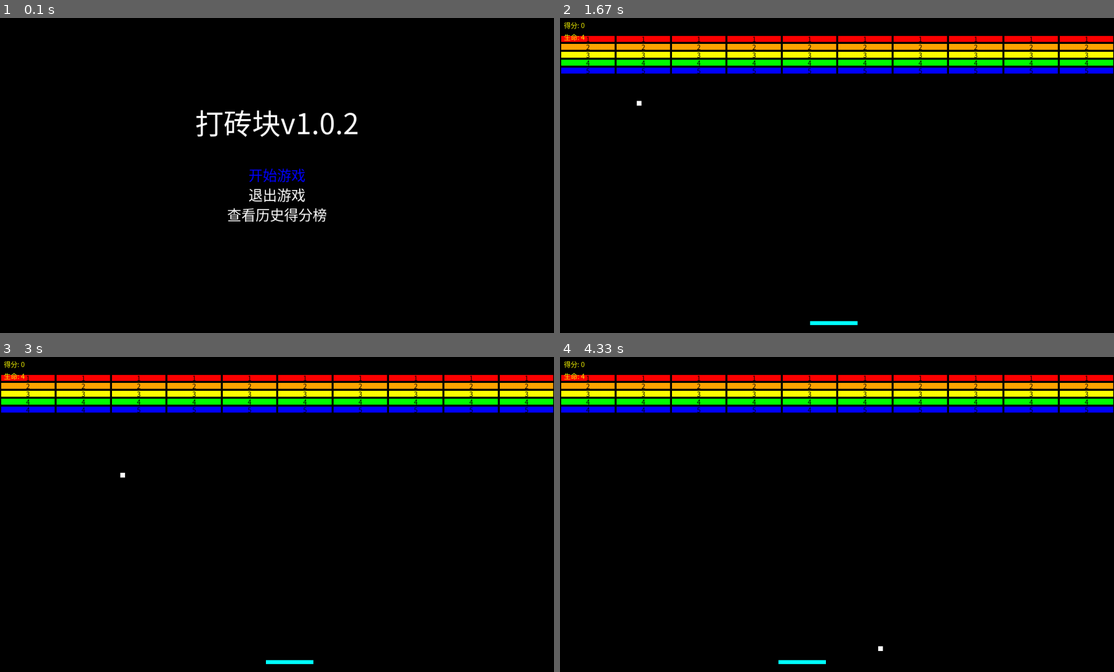
Above: before the commit, frames 1-4 (two rows, left to right).
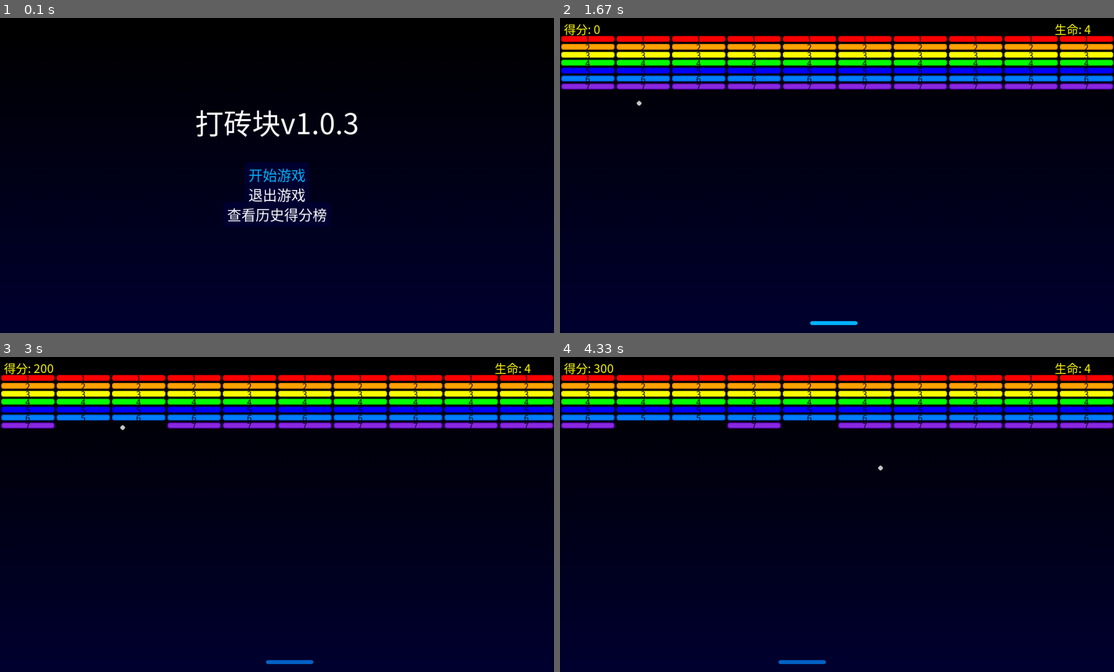
Above: after the commit, the same moments.

Repository: txm404/Deepseek_Arkanoid
Game: pygame game, started from arkanoid_pygame.py
Two runs of this game, one before a commit and one after it. Both use one fixed random seed, a clock stepped at 60 frames per second and the inputs below.
Inputs:
- Up to frame 1 (0.1 s): no input
- Up to frame 2 (1.67 s): tap Enter at 0.33, 1 s; type "ann" at 0.67 s; tap D at 1.22 s; hold Up from 1.55 s (still down)
- Up to frame 3 (3 s): release Up at 2.02 s; hold Right 2.1-2.57 s; hold Left from 2.6 s (still down)
- Up to frame 4 (4.33 s): release Left at 3.13 s; hold Left 3.17-3.57 s; hold Up 3.6-3.97 s; hold Right from 4 s (still down)

The runs differ from the first frame. In frame 1, 47% of the frame differs, in the area x 0-100%, y 30-100%; in frame 2, 53%, in the area x 0-100%, y 1-100%; in frame 3, 52%; in frame 4, 52%.

Commit message:
Add files via upload

Diff:
--- a/arkanoid_pygame.py
+++ b/arkanoid_pygame.py
@@ -14,7 +14,9 @@
     (255, 165, 0),  # 橙
     (255, 255, 0),  # 黄
     (0, 255, 0),  # 绿
-    (0, 0, 255)  # 蓝
+    (0, 0, 255),  # 蓝
+    (0, 128, 255), # 青色
+    (138, 43, 226) # 紫色
 ]
 
 class Brick:
@@ -22,9 +24,18 @@
         self.rect = pygame.Rect(x, y, width, height)
         self.color = color
         self.durability = durability
+        self.original_color = color # 存储原始颜色
 
     def draw(self, screen, font):
-        pygame.draw.rect(screen, self.color, self.rect)
+        # 绘制砖块边框
+        border_color = (max(0, self.color[0] - 40), max(0, self.color[1] - 40), max(0, self.color[2] - 40))
+        pygame.draw.rect(screen, border_color, self.rect, border_radius=5)
+
+        # 绘制砖块内部，稍微缩小一点以显示边框
+        inner_rect = self.rect.inflate(-4, -4)
+        pygame.draw.rect(screen, self.color, inner_rect, border_radius=5)
+
+        # 显示耐久度
         text_surface = font.render(str(self.durability), True, (0, 0, 0))
         text_rect = text_surface.get_rect(center=self.rect.center)
         screen.blit(text_surface, text_rect)
@@ -33,28 +44,36 @@
     def __init__(self, x, y, width, height, speed):
         self.rect = pygame.Rect(x, y, width, height)
         self.speed = speed
+        self.color = (0, 180, 255) # 初始颜色
+        self.original_color = self.color
 
     def move_left(self):
         self.rect.x = max(0, self.rect.x - self.speed)
+        self.color = (0, 100, 200)
 
     def move_right(self, width):
         self.rect.x = min(width - self.rect.width, self.rect.x + self.speed)
+        self.color = (0, 100, 200)
 
     def draw(self, screen):
-        pygame.draw.rect(screen, (0, 255, 255), self.rect)
+        # 绘制圆角矩形
+        pygame.draw.rect(screen, self.color, self.rect, border_radius=5)
+        self.color = self.original_color # 恢复颜色
 
 class Ball:
     def __init__(self, x, y, size, speed_x, speed_y):
         self.rect = pygame.Rect(x, y, size, size)
         self.speed_x = speed_x
         self.speed_y = speed_y
+        self.color = (200, 200, 200)
 
     def move(self):
         self.rect.x += self.speed_x
         self.rect.y += self.speed_y
 
     def draw(self, screen):
-        pygame.draw.rect(screen, (255, 255, 255), self.rect)
+        # 绘制圆形
+        pygame.draw.circle(screen, self.color, self.rect.center, self.rect.width // 2)
 
     def bounce_x(self):
         self.speed_x *= -1
@@ -84,7 +103,11 @@
             json.dump(high_scores, f)
 
     def show_high_scores(self, screen, width, height):
-        screen.fill((0, 0, 0))
+        # 渐变背景
+        for i in range(height):
+            color = (0, 0, int(i / height * 50))  # 从深蓝到黑的渐变
+            pygame.draw.line(screen, color, (0, i), (width, i))
+
         title_font = pygame.font.SysFont("simhei", 55)
         title_text = title_font.render("历史得分榜", True, (255, 255, 255))
         title_rect = title_text.get_rect(center=(width // 2, 100))
@@ -98,16 +121,21 @@
             text = f"{i + 1}. {entry['name']}: {entry['score']}"
             score_text = score_font.render(text, True, (255, 255, 255))
             score_rect = score_text.get_rect(center=(width // 2, y))
+             # 绘制背景
+            pygame.draw.rect(screen, (0, 0, 50), score_rect.inflate(20, 10), border_radius=10)
             screen.blit(score_text, score_rect)
+
             y += 50
 
         back_text = score_font.render("按 B 键返回主菜单, 按 C 键清除排行榜", True, (255, 0, 0))
         back_rect = back_text.get_rect(center=(width // 2, height - 70))
+        pygame.draw.rect(screen, (50, 0, 0), back_rect.inflate(20, 10), border_radius=10)
         screen.blit(back_text, back_rect)
 
         if not high_scores:
             empty_text = score_font.render("排行榜为空", True, (255,255,255))
             empty_rect = empty_text.get_rect(center=(width//2, height//2))
+            pygame.draw.rect(screen, (50, 50, 50), empty_rect.inflate(20, 10), border_radius=10)
             screen.blit(empty_text, empty_rect)
 
         pygame.display.flip()
@@ -124,12 +152,14 @@
         self.width = width
         self.height = height
         self.paddle_speed = 8
-        self.brick_rows = 5
+        self.brick_rows = 7 # 增加砖块行数
         self.brick_cols = 10
         self.screen = pygame.display.set_mode((width, height))
         pygame.display.set_caption("打砖块")
-        self.font = pygame.font.SysFont("simhei", 17)
-        self.game_over_font = pygame.font.SysFont("simhei", 40)
+        self.font = pygame.font.SysFont("simhei", 22) # 使用更现代的字体
+        self.score_font = pygame.font.SysFont("simhei", 30)
+        self.lives_font = pygame.font.SysFont("simhei", 30)
+        self.game_over_font = pygame.font.SysFont("simhei", 48)
         self.reset_game(reset_score=True)
         self.game_state = GAME_STATE_MENU
         self.selected_option = 0
@@ -193,7 +223,10 @@
         return name
 
     def draw(self):
-        self.screen.fill((0, 0, 0))  # 清屏为黑色
+        # 渐变背景
+        for i in range(self.height):
+            color = (0, 0, int(i / self.height * 50))  # 从深蓝到黑的渐变
+            pygame.draw.line(self.screen, color, (0, i), (self.width, i))
 
         # 绘制挡板
         self.paddle.draw(self.screen)
@@ -206,10 +239,10 @@
             brick.draw(self.screen, self.font)
 
         # 显示得分和生命
-        score_text = self.font.render(f"得分: {self.score}", True, (255, 255, 0))
-        lives_text = self.font.render(f"生命: {self.lives}", True, (255, 255, 0))
+        score_text = self.score_font.render(f"得分: {self.score}", True, (255, 255, 0))
+        lives_text = self.lives_font.render(f"生命: {self.lives}", True, (255, 255, 0))
         self.screen.blit(score_text, (10, 10))
-        self.screen.blit(lives_text, (10, 40))  # 稍微向下移动一点
+        self.screen.blit(lives_text, (self.width - 150, 10))  # 生命值显示在右上角
 
         # 游戏结束提示
         if self.game_state == GAME_STATE_GAME_OVER:
@@ -225,6 +258,7 @@
             text_rect = game_over_text.get_rect(center=(self.width // 2, self.height // 2))
             self.screen.blit(game_over_text, text_rect)
 
+        pygame.display.flip()  # 更新屏幕
         pygame.display.flip()  # 更新屏幕
 
     def update(self):
@@ -291,23 +325,26 @@
             self.high_score_manager.save_high_score(name, self.score)
 
     def show_start_menu(self):
-        self.screen.fill((0, 0, 0))
+        # 渐变背景
+        for i in range(self.height):
+            color = (0, 0, int(i / self.height * 50))  # 从深蓝到黑的渐变
+            pygame.draw.line(self.screen, color, (0, i), (self.width, i))
+
         title_font = pygame.font.SysFont("simhei", 72)
-        title_text = title_font.render("打砖块v1.0.2", True, (255, 255, 255))
+        title_text = title_font.render("打砖块v1.0.3", True, (255, 255, 255))
         title_rect = title_text.get_rect(center=(self.width // 2, self.height // 3))
         self.screen.blit(title_text, title_rect)
 
         instruction_font = pygame.font.SysFont("simhei", 36)
 
         for i, option in enumerate(self.options):
-            if i == 2:  # "查看历史得分榜" 选项
-                text_color = (255, 255, 255)
-            else:
-                text_color = (255, 255, 0) if i == self.selected_option and i == 0 else (255, 0, 0) if i == self.selected_option and i == 1 else (255, 255, 255)
+            text_color = (255, 255, 255)
             if i == self.selected_option:
-                text_color = (0, 0, 255)
+                text_color = (0, 180, 255) # 选中的选项颜色更亮
             text = instruction_font.render(option, True, text_color)
             text_rect = text.get_rect(center=(self.width // 2, self.height // 2 + i * 50))
+            # 绘制选项背景
+            pygame.draw.rect(self.screen, (0, 0, 50), text_rect.inflate(20, 10), border_radius=10)
             self.screen.blit(text, text_rect)
 
         pygame.display.flip()
